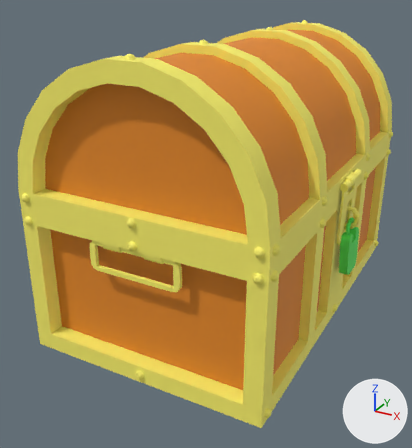
Two versions of the FBX model Assets/Graphics/FBX/treasure-chest/treasure-chest.fbx, one commit apart.
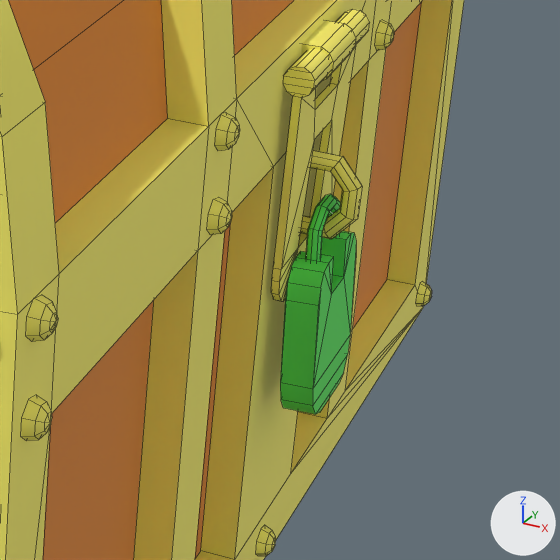
Old and new are each drawn whole from a camera (50 mm lens) standing at (0.588, -1.228, 0.787) and looking at (-0.04, -0.086, 0.216) and again close up on the part from 64% to 100% of the width and 37% to 70% of the height. Every picture has the same lights, and +X, +Y and +Z are marked at lower right. The first two pictures are the older version. The close-ups show mesh edges as thin lines.

In view in the first close-up: 'Dower chest'.
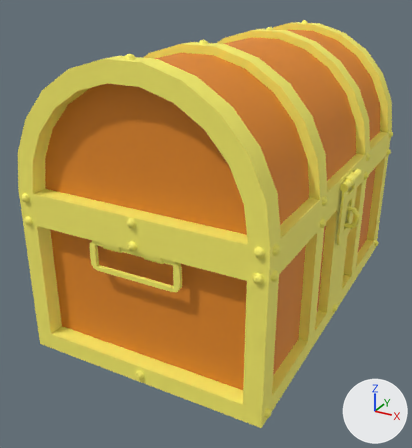
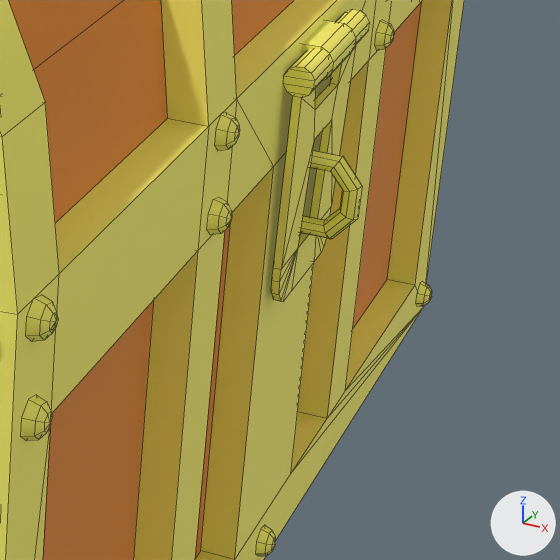
The newer file is also turned or shifted as a whole; pictures and numbers use the older file's frame.

The change, as a diff of the scene's bpy script:
```diff
--- a/Assets/Graphics/FBX/treasure-chest/treasure-chest.fbx.py
+++ b/Assets/Graphics/FBX/treasure-chest/treasure-chest.fbx.py
@@ me_dower_chest @@
 # used by ob_dower_chest; location = (0.0, 0.0, 0.0)
-me_dower_chest.from_pydata(...)  # 1382 vertices, 1352 faces; spans x -0.292..0.316, y -0.455..0.456, z 0.0..0.664
+me_dower_chest.from_pydata(...)  # 1294 vertices, 1268 faces; spans x -0.292..0.316, y -0.455..0.456, z 0.0..0.664
+# me_dower_chest part 1: the loose piece of 48 vertices spanning x 0.291..0.301, y -0.026..0.026, z 0.235..0.267 is deleted
+# me_dower_chest part 2: the loose piece of 40 vertices spanning x 0.287..0.311, y -0.042..0.042, z 0.134..0.237 is deleted
 me_dower_chest.materials.append(mat_box_met)
 me_dower_chest.materials.append(mat_wood)
-me_dower_chest.materials.append(mat_zamok)  # green #53e757
```

Location of each change, [x1, y1, x2, y2] in pixels of the close-ups (560 x 560 px):
part 1 of me_dower_chest, deleted (green)
    before: [306, 194, 340, 262]
part 2 of me_dower_chest, deleted (green)
    before: [280, 231, 356, 414]
